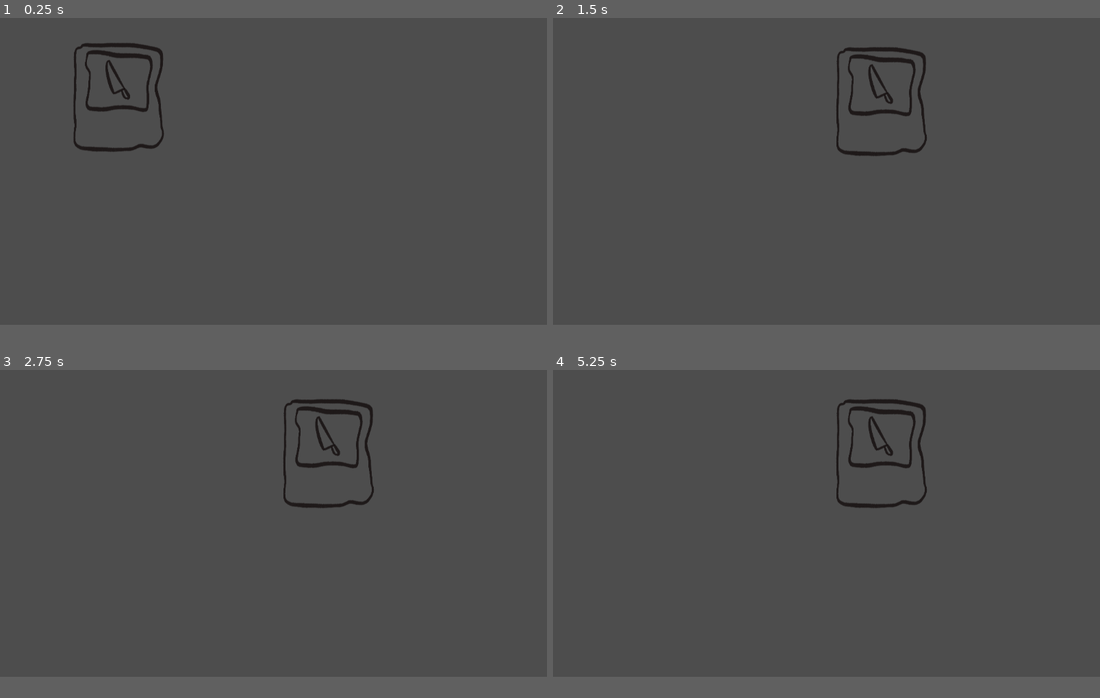
Above: before the commit, frames 1-4 (two rows, left to right).
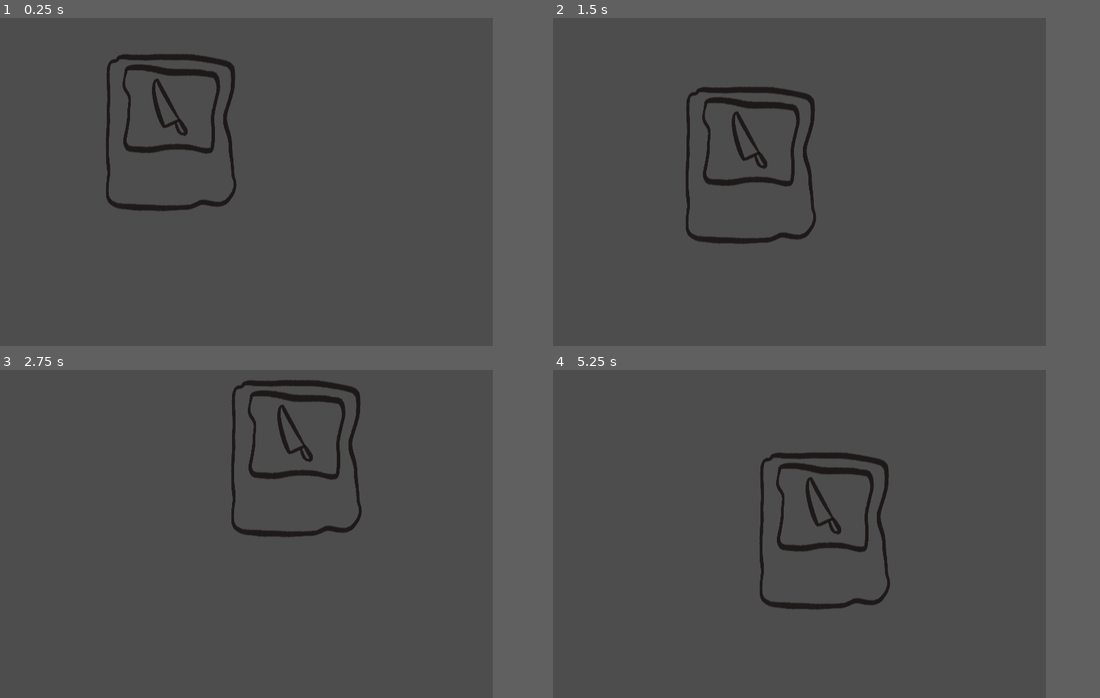
Above: after the commit, the same moments.

Repository: noxden/gmtk-jam-2025
Game: Godot game, scene res://scenes/main.tscn
Same seed, same stepped clock (60 frames per second), same inputs: the game is played once before the commit and once after it.
Inputs (mouse positions are in pixels of both pictures, inside the frame that each line leads up to):
- Up to frame 1 (0.25 s): no input
- Up to frame 2 (1.5 s): tap Enter at 0.5 s; drag from (673, 96) to (881, 103) at 0.52 s; tap Space at 1.25 s; drag from (717, 185) to (881, 103) at 1.27 s
- Up to frame 3 (2.75 s): tap Enter at 2 s; move the mouse to (328, 455) at 2.02 s; click (328, 455) at 2.17 s
- Up to frame 4 (5.25 s): tap Space at 2.75, 4.25 s; drag from (799, 583) to (662, 478) at 2.77 s; tap Enter at 3.5 s; move the mouse to (990, 570) at 3.52 s; click (990, 570) at 3.67 s; drag from (662, 478) to (881, 455) at 4.27 s; move the mouse to (853, 524) at 5.02 s; click (853, 524) at 5.17 s
In our replay, the window is 799x449 before the commit and 720x480 after it. These sizes can differ from the game's own. Grey fills any space a smaller window leaves; there, only what the larger window draws over its background counts as a difference.

The runs differ from the first frame. In frame 1, 3.2% of the frame differs, in the area x 13-44%, y 7-59%; in frame 2, 3.6%, in the area x 24-69%, y 8-69%; in frame 3, 3.2%; in frame 4, 3.5%.

Commit message:
style: lock screen size

Diff:
--- a/project.godot
+++ b/project.godot
@@ -18,3 +18,8 @@
 [autoload]
 
 CardManager="*res://autoload/card_manager.gd"
+
+[display]
+
+window/size/viewport_width=720
+window/size/viewport_height=480
